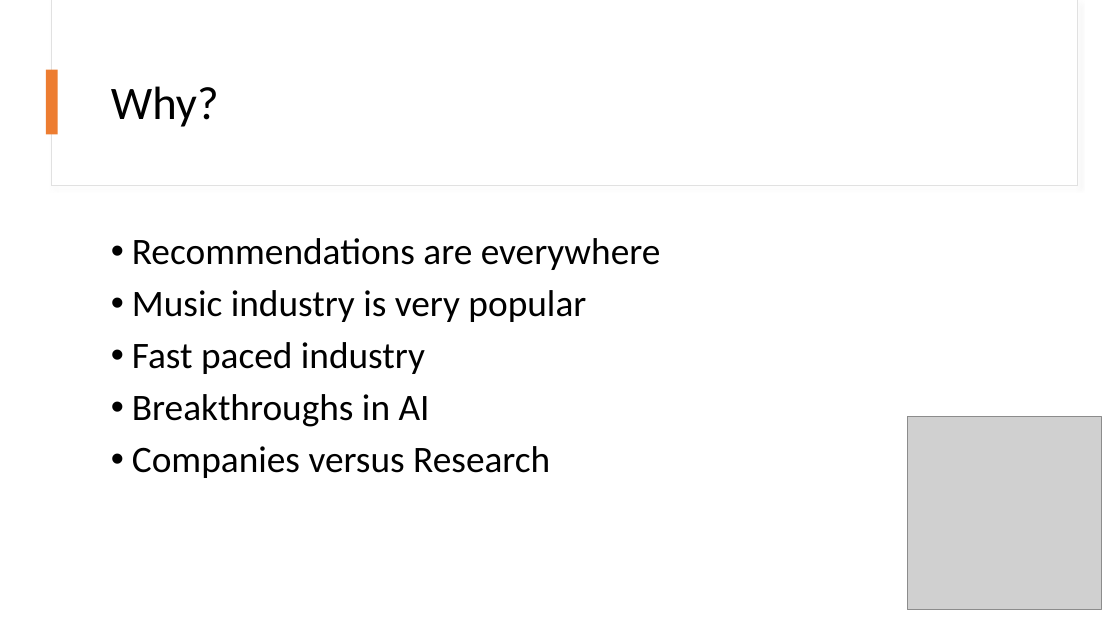
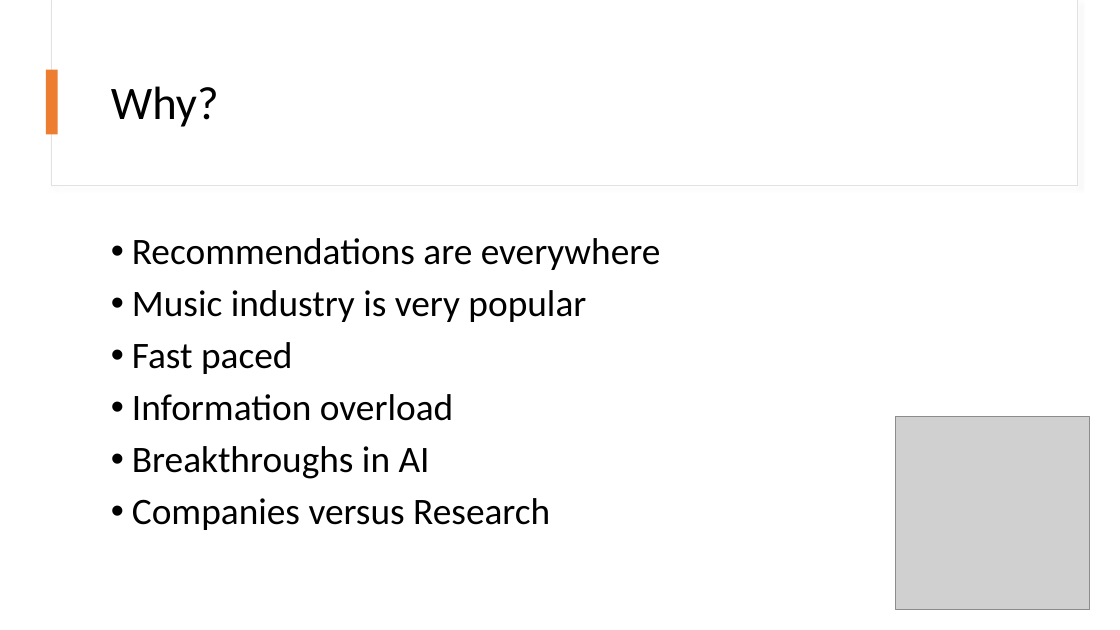
Before and after one commit to stenglx/seminar_ai, a slide deck: slide 2 of State-Of-The-Art Music Recommendation.pptx. Drawn at 1120x630 pixels with LibreOffice and Linux fonts; fonts in the diff are those of the drawing; grey boxes stand for pictures. Boxes give left, top, right and bottom in pixels: in the first picture for what was removed or moved away, otherwise in the second. Text is boxed around its words. In the diff, an @@ line names an element or a change of style, - is before the commit and + after.

Commit message:
new presentation

```diff
--- a/State-Of-The-Art Music Recommendation.pptx
+++ b/State-Of-The-Art Music Recommendation.pptx
@@ text at (132, 342, 453, 421): text changed @@
-• Fast paced industry
+• Fast paced
+• Information overload
@@ picture: place and size @@
-picture at (907, 416, 1102, 610)
+picture at (896, 416, 1090, 610)
```
Also in this commit, not shown: 1 other slide changed, 1 slide added, 1 slide removed.
